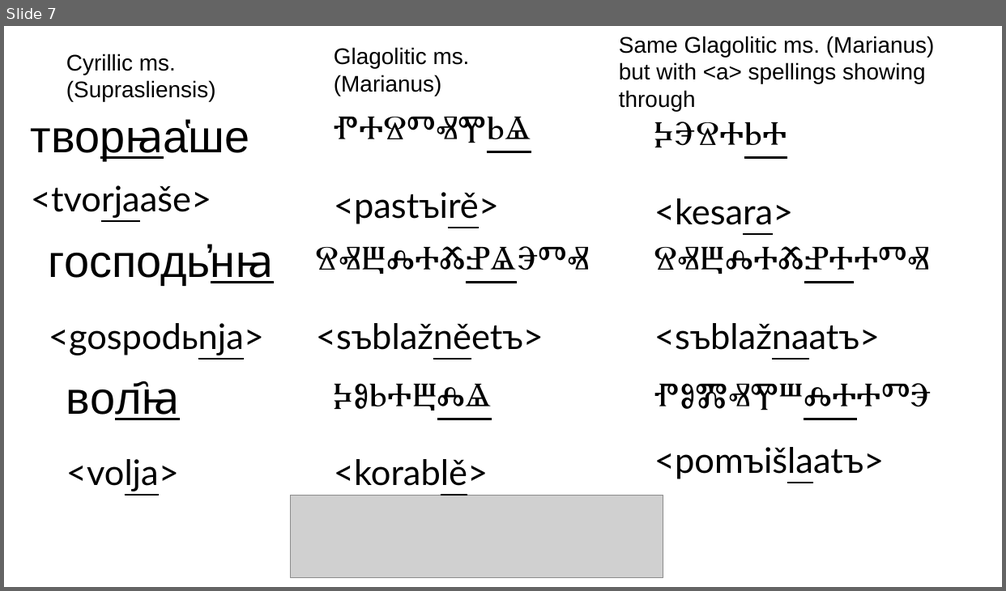
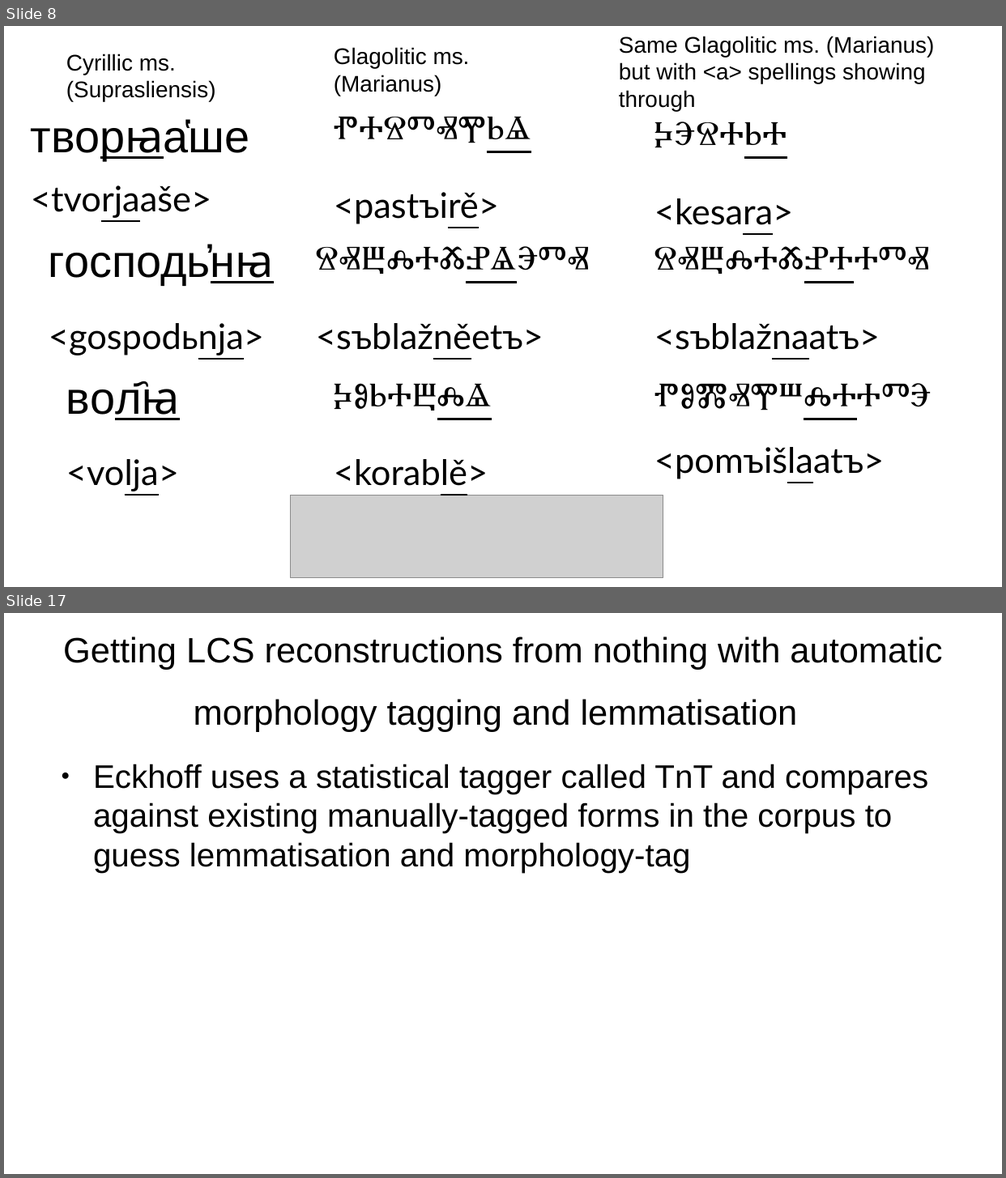
Before and after one commit to 12401453/torot_2023, a slide deck: presentation/thesis_workshop_slides.odp. Shown one above the other, each under a label of ours: slide 7 before the commit, slides 8 and 17 after it; the slides between them are not shown. The pictures are 1006x591 and 1006x1178 pixels, drawn with LibreOffice and Linux fonts; fonts in the diff are those of the drawing; grey boxes stand for pictures. Boxes give left, top, right and bottom in pixels: in the first picture for what was removed or moved away, otherwise in the second. Text is boxed around its words. In the diff, an @@ line names an element or a change of style, - is before the commit and + after.

```diff
--- a/presentation/thesis_workshop_slides.odp
+++ b/presentation/thesis_workshop_slides.odp
@@ slide 17 added at [4, 613, 1002, 1174], background #FFFFFF @@
@@ title added at [63, 636, 942, 732], 28 pt, text #000000 @@
+Getting LCS reconstructions from nothing with automatic morphology tagging and lemmatisation
@@ text added at [93, 764, 928, 873], 26 pt, text #000000 @@
+● Eckhoff uses a statistical tagger called TnT and compares against existing manually-tagged forms in the corpus to guess lemmatisation and morphology-tag
@@ what was slide 7 is now slide 8 @@
```
Also in this commit, not shown: 1 slide changed, 11 other slides added, 2 slides removed, 5 other files.
